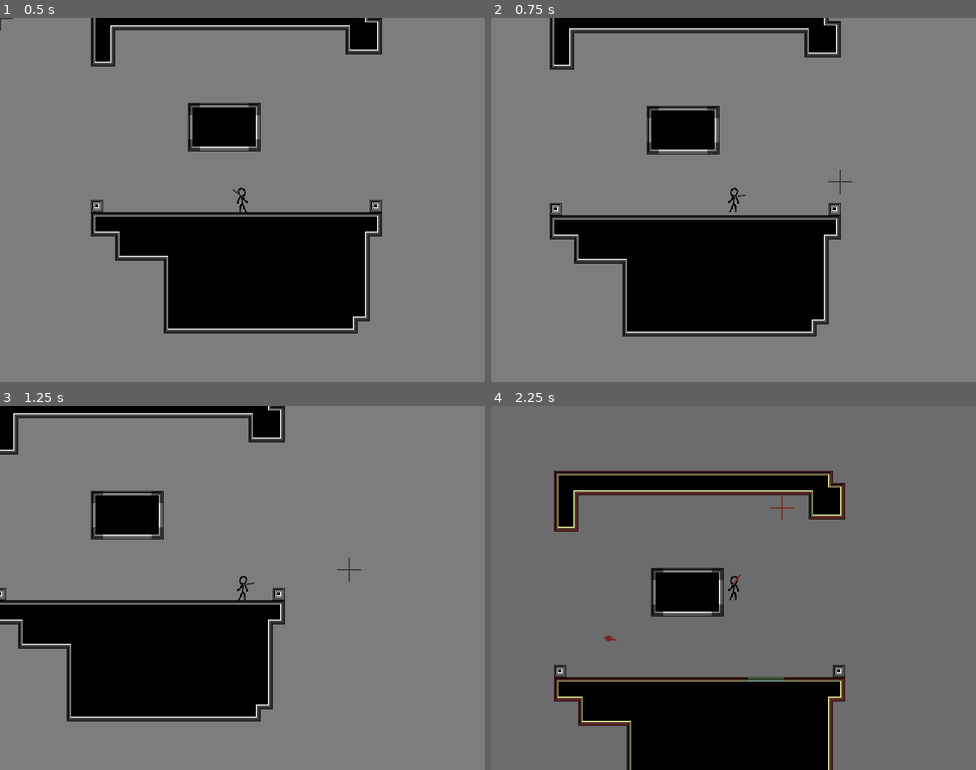
Above: before the commit, frames 1-4 (two rows, left to right).
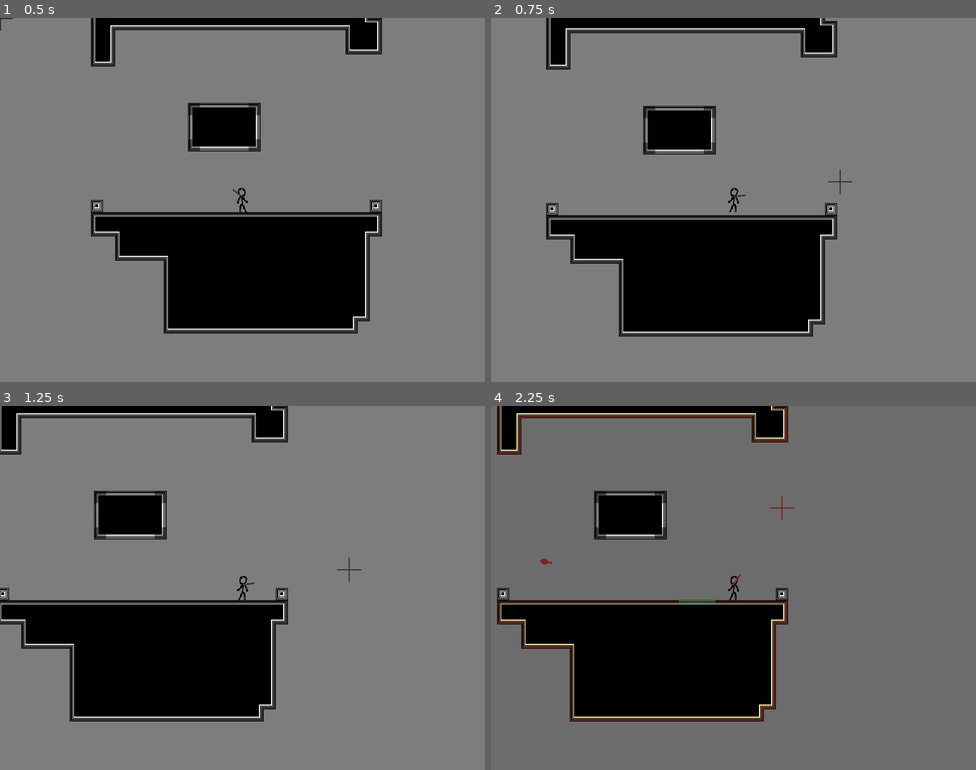
Above: after the commit, the same moments.

Repository: emmawithanE/Frisbee
Game: Godot game, scene res://scenes/World.tscn
Two runs of this game, one before a commit and one after it. Both use one fixed random seed, a clock stepped at 60 frames per second and the inputs below.
Inputs (mouse positions are in pixels of both pictures, inside the frame that each line leads up to):
- Up to frame 1 (0.5 s): no input
- Up to frame 2 (0.75 s): move the mouse to (840, 181) at 0.52 s; hold Right (ui_right) from 0.53 s (still down); tap R (dash) at 0.6 s
- Up to frame 3 (1.25 s): keep holding Right (ui_right); tap Up (ui_up) at 0.77 s
- Up to frame 4 (2.25 s): move the mouse to (636, 606) at 1.27 s; click (636, 606) at 1.35 s; tap Up (ui_up) at 1.52 s; tap R (dash) at 1.55, 2.1 s; move the mouse to (782, 507) at 2.02 s; release Right (ui_right) at 2.03 s; hold Left (ui_left) from 2.03 s (still down)

Frame 1 is identical in both runs. In frame 2, 1.8% of the frame differs, in the area x 11-73%, y 0-88%; in frame 3, 1.3%; in frame 4, 30%, in the area x 1-73%, y 0-100%.

Commit message:
movement changes

Diff:
--- a/scenes/Player.gd
+++ b/scenes/Player.gd
@@ -68,23 +68,33 @@
 			_:
 				assert(false, "unhandled shooting state " + str(shooting_state))
 
-	vel.x -= sign(vel.x) * min(abs(vel.x), 25)
-	if Input.is_action_pressed("ui_right"):
-		if vel.x < MAX_SPD:
-			vel.x += MAX_SPD
-	if Input.is_action_pressed("ui_left"):
-		if vel.x > -MAX_SPD:
-			vel.x -= MAX_SPD
-
 	# Here there be jumping
 	if is_on_floor():
 		if Input.is_action_just_pressed("ui_up"):
 			vel.y = -JUMP
+		vel.x /= 2 # hard clamp
+		if abs(vel.x) < 1:
+			vel.x = 0 # floating point
+	else:
+		# gentle clamp
+		vel.x -= sign(vel.x) * min(abs(vel.x), 15)
+
+	var left = Input.is_action_pressed("ui_left")
+	var right = Input.is_action_pressed("ui_right")
+	if left != right:
+		var dv = Vector2(-MAX_SPD*int(left) + MAX_SPD*int(right), 0)
+		if abs(dv.x) > abs(vel.x) && dv.x*vel.x >= 0:
+			print("adding to vel " + str(vel.x))
+			vel += dv
+		else:
+			print("not adding to vel " + str(vel.x))
+			var bounce = slide_with_bounce(dv)
+			vel += bounce[1]
 
 	# Handle dashing
 	if (Input.is_action_just_pressed("dash") && dash_state == DashState.Ready):
 		dash_state = DashState.ChargingDash
-
+		vel = Vector2(0, 0)
 	if (dash_state == DashState.ChargingDash):
 		dash_charge += delta
 
@@ -92,6 +102,7 @@
 		dash_state = DashState.Dash
 		$DashTimer.start(min(MAX_DASH, dash_charge * DASH_SCALE))
 		vel = get_local_mouse_position().normalized() * DASH_SPEED
+
 	# Gravity time
 	var gravity = 0
 	if (vel.y <= JUMP_PEAK && vel.y >= -JUMP_PEAK):
@@ -107,6 +118,10 @@
 
 	vel.y += gravity
 
+	var bounce = slide_with_bounce(vel)
+	vel = bounce[0] + bounce[1]
+
+func slide_with_bounce(vel):
 	var dv = Vector2(0, 0)
 	var new_vel = move_and_slide(vel,UP)
 	for i in range(get_slide_count()):
@@ -115,8 +130,7 @@
 			if collision.get_collider().bouncy(self, collision):
 				var s = -sign(vel.dot(collision.normal))
 				dv = (vel + Vector2(800, 800)) * collision.normal * s
-
-	vel = new_vel + dv
+	return [new_vel, dv]
 
 func grab_timeout():
 	print("timeout")
